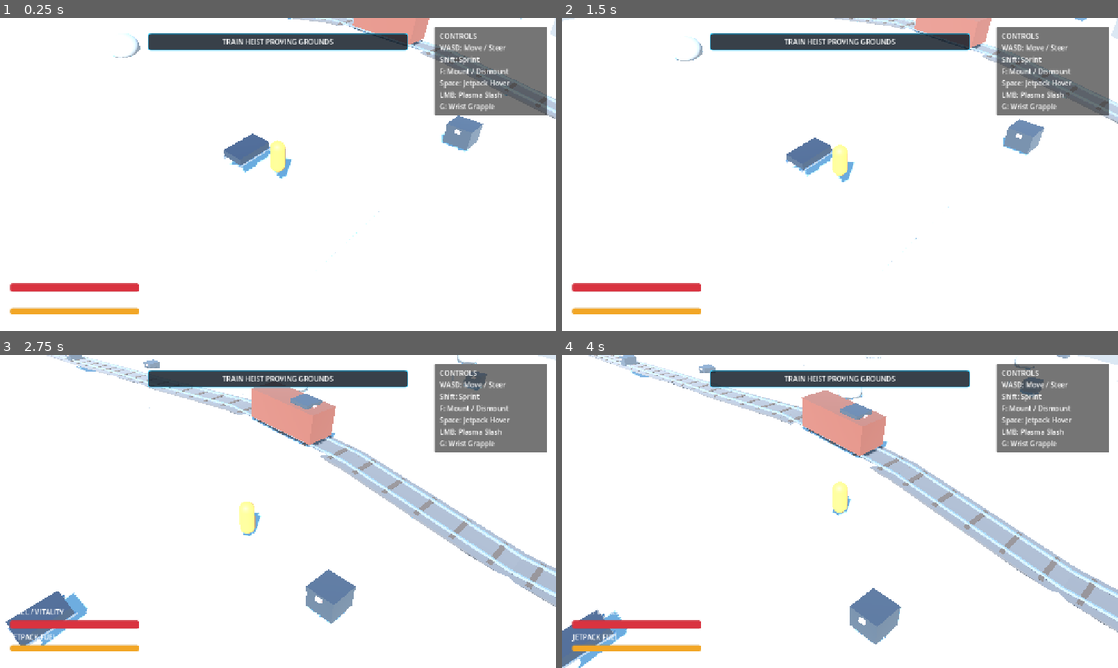
Above: before the commit, frames 1-4 (two rows, left to right).
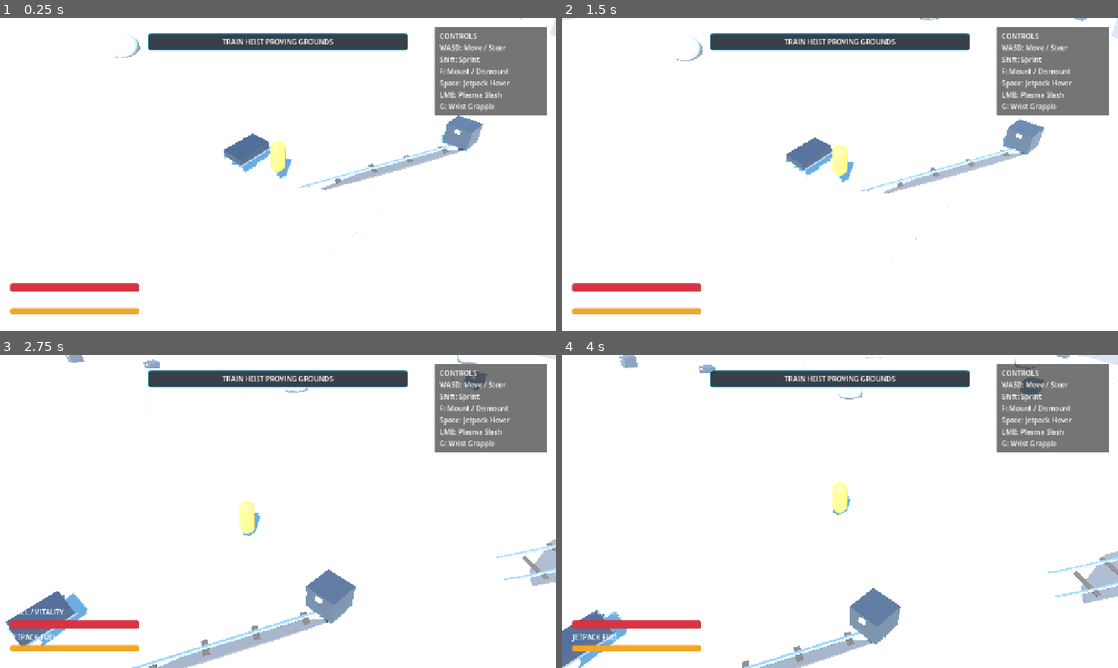
Above: after the commit, the same moments.

Repository: mcintalmo/drift
Game: Godot game, scene res://scenes/world/ProceduralSectorSandbox.tscn
Two runs of this game, one before a commit and one after it. Both use one fixed random seed, a clock stepped at 60 frames per second and the inputs below. This scene is started directly instead of the project's main scene.
Inputs (mouse positions are in pixels of both pictures, inside the frame that each line leads up to):
- Up to frame 1 (0.25 s): no input
- Up to frame 2 (1.5 s): tap Enter (ui_accept) at 0.5, 0.77, 1.25 s; move the mouse to (962, 158) at 0.52 s; hold E (pilot_lean_right) 0.53-1.25 s; click (962, 158) at 0.6 s; drag from (728, 190) to (812, 237) at 1.27 s
- Up to frame 3 (2.75 s): tap Enter (ui_accept) at 2 s; move the mouse to (333, 442) at 2.02 s; hold E (pilot_lean_right) from 2.03 s (still down); tap G (pilot_wrist_grapple) at 2.1 s
- Up to frame 4 (4 s): release E (pilot_lean_right) at 2.75 s; drag from (812, 574) to (673, 464) at 2.77 s; move the mouse to (1006, 558) at 3.52 s; hold Q (pilot_lean_left) from 3.53 s (still down); hold Right mouse button (winch_quick) from 3.53 s (still down); tap Enter (ui_accept) at 3.77 s

The runs differ from the first frame. In frame 1, 2.7% of the frame differs, in the area x 51-100%, y 0-55%; in frame 2, 2.6%; in frame 3, 9.7%; in frame 4, 10%, in the area x 4-100%, y 0-100%.

Commit message:
Implement Macro Trans-Sector Railroad Corridor connecting Drop-Off to Extraction Zone with chunk-streamed 3D track segments

Diff:
--- a/scripts/world/hex_sector_manager.gd
+++ b/scripts/world/hex_sector_manager.gd
@@ -18,6 +18,10 @@
 @export var is_dynamic_streaming_enabled: bool = true
 @export var is_procedural_railroad_enabled: bool = true
 
+@export_group("Macro Trans-Sector Objectives")
+@export var drop_off_coord: Vector2i = Vector2i(0, 0) # Sector Insertion / Drop-Off Zone
+@export var extraction_coord: Vector2i = Vector2i(18, -18) # Sector Extraction Terminal (~300m North-East)
+
 @export_group("Isometric Frustum Streaming Extents")
 @export var forward_render_depth_m: float = 58.0 # Deep render distance to the North (screen up)
 @export var lateral_render_width_m: float = 34.0 # Lateral width (East / West)
@@ -30,12 +34,16 @@
 
 # Active Tile Registry: Vector2i(q, r) -> Node3D
 var _active_tiles: Dictionary = {}
+var _active_rail_segments: Dictionary = {} # Vector2i -> Node3D
 var _hot_spring_registry: Dictionary = {} # Vector2i -> bool
 var _chasm_registry: Dictionary = {} # Vector2i -> bool
 var _current_center_coord: Vector2i = Vector2i(9999, 9999)
 var _tiles_container: Node3D
 var _rails_container: Node3D
-var _railroad_path: Array[Vector2i] = []
+
+# Macro Trans-Sector Corridor (Pure Math Registry)
+var _macro_railroad_path: Array[Vector2i] = []
+var _macro_rail_segments: Dictionary = {} # Vector2i -> { "next": Vector2i, "prev": Vector2i, "has_car": bool }
 
 const SQRT_3: float = 1.7320508
 
@@ -71,6 +79,11 @@
 				active_target = pilots[0] as Node3D
 		)
 
+	# 1. Pre-calculate the Macro Trans-Sector Railway Path from Drop-Off to Extraction
+	if is_procedural_railroad_enabled:
+		_plan_macro_railroad_corridor(drop_off_coord, extraction_coord)
+
+	# 2. Generate initial sector chunks
 	generate_initial_sector()
 
 func _resolve_initial_target() -> void:
@@ -119,7 +132,7 @@
 		_current_center_coord = target_coord
 		_update_asymmetric_streaming_rings(target_pos, predictive_pos, target_coord)
 
-## Generates concentric hex tiles around center and builds connected railway corridor
+## Generates concentric hex tiles around center
 func generate_initial_sector(center_coord: Vector2i = Vector2i.ZERO) -> void:
 	if not _tiles_container:
 		_tiles_container = Node3D.new()
@@ -134,9 +147,6 @@
 	var center_world: Vector3 = axial_to_world_pos(center_coord)
 	_update_asymmetric_streaming_rings(center_world, center_world, center_coord)
 
-	if is_procedural_railroad_enabled:
-		_generate_connected_railroad_corridor()
-
 	sector_generated.emit(_active_tiles.size())
 
 ## Spawns tiles using predictive forward position and despawns only outside the wide real-position hysteresis envelope
@@ -151,7 +161,7 @@
 		if not _active_tiles.has(coord):
 			_spawn_tile_at(coord)
 
-	# 2. Despawn envelope with wide hysteresis buffer anchored to real_target_pos (NEVER predictive)
+	# 2. Despawn envelope with wide hysteresis buffer anchored to real_target_pos
 	var max_fwd_despawn: float = forward_render_depth_m + despawn_buffer_margin_m
 	var max_lat_despawn: float = lateral_render_width_m + despawn_buffer_margin_m
 	var max_rear_despawn: float = rear_render_depth_m + despawn_buffer_margin_m
@@ -161,7 +171,7 @@
 		var tile_world: Vector3 = axial_to_world_pos(coord)
 		var rel_vec: Vector3 = tile_world - real_target_pos
 
-		# Proximity Immunity Bubble: Never despawn tiles near the vehicle to protect physics
+		# Proximity Immunity Bubble
 		var direct_dist: float = rel_vec.length()
 		if direct_dist <= sled_proximity_immunity_radius_m:
 			continue
@@ -179,7 +189,7 @@
 ## Computes asymmetric isometric hex cluster with extended render depth to the North
 func get_asymmetric_isometric_cluster(center_world: Vector3, center_coord: Vector2i, fwd_depth: float = 58.0, lat_width: float = 34.0, rear_depth: float = 22.0) -> Array[Vector2i]:
 	var results: Array[Vector2i] = []
-	var scan_radius: int = 9 # Extended scan window
+	var scan_radius: int = 9
 
 	for q: int in range(-scan_radius, scan_radius + 1):
 		for r: int in range(-scan_radius, scan_radius + 1):
@@ -187,12 +197,10 @@
 			var cand_world: Vector3 = axial_to_world_pos(cand_coord)
 			var rel_vec: Vector3 = cand_world - center_world
 
-			# Project relative vector along isometric view axes
-			var d_forward: float = rel_vec.dot(VIEW_FORWARD) # Positive = North (screen up)
-			var d_lateral: float = absf(rel_vec.dot(VIEW_RIGHT)) # Lateral width
+			var d_forward: float = rel_vec.dot(VIEW_FORWARD)
+			var d_lateral: float = absf(rel_vec.dot(VIEW_RIGHT))
 			var direct_dist: float = rel_vec.length()
 
-			# Asymmetric frustum test
 			var in_frustum: bool = (d_forward >= -rear_depth) and (d_forward <= fwd_depth) and (d_lateral <= lat_width)
 			var in_proximity: bool = direct_dist <= 22.0
 
@@ -237,65 +245,52 @@
 	if tile.has_method("initialize_tile"):
 		tile.initialize_tile(coord, biome_data, world_seed, is_hot_spring, is_jump_ramp, ramp_dir)
 	_active_tiles[coord] = tile
+
+	# If this tile is part of the macro trans-sector railroad, instantiate its 3D track piece
+	if is_procedural_railroad_enabled and _macro_rail_segments.has(coord):
+		_spawn_streamed_rail_segment_at(coord, tile)
+
 	tile_spawned.emit(coord, tile)
 
-func _check_chasm_adjacency_ramp(coord: Vector2i) -> Dictionary:
-	var neighbors_offsets: Array[Vector2i] = [
-		Vector2i(1, 0), Vector2i(1, -1), Vector2i(0, -1),
-		Vector2i(-1, 0), Vector2i(-1, 1), Vector2i(0, 1)
-	]
-
-	var my_pos: Vector3 = axial_to_world_pos(coord)
-
-	for offset: Vector2i in neighbors_offsets:
-		var n_coord: Vector2i = coord + offset
-		if _chasm_registry.get(n_coord, false) == true:
-			var chasm_pos: Vector3 = axial_to_world_pos(n_coord)
-			var dir_3d: Vector3 = (chasm_pos - my_pos).normalized()
-			return {
-				"is_ramp": true,
-				"dir": Vector2(dir_3d.x, dir_3d.z)
-			}
-
-	return {"is_ramp": false, "dir": Vector2.ZERO}
-
-## Evaluates hot spring spawning: 0% chance on adjacent hexes, 10% on 1-hex separated spaces (Ring 2)
-func _evaluate_hot_spring_spawn(coord: Vector2i) -> bool:
-	if _hot_spring_registry.has(coord):
-		return _hot_spring_registry[coord]
-
-	var rng: RandomNumberGenerator = RandomNumberGenerator.new()
-	rng.seed = world_seed + (coord.x * 524287) ^ (coord.y * 131071)
-
-	# 1. Check immediate adjacent neighbors (Distance 1)
-	var adjacent_offsets: Array[Vector2i] = [
-		Vector2i(1, 0), Vector2i(1, -1), Vector2i(0, -1),
-		Vector2i(-1, 0), Vector2i(-1, 1), Vector2i(0, 1)
-	]
-	for offset: Vector2i in adjacent_offsets:
-		if _hot_spring_registry.get(coord + offset, false) == true:
-			_hot_spring_registry[coord] = false
-			return false
-
-	# 2. Check 1-hex separated neighbors (Distance 2)
-	var ring2_offsets: Array[Vector2i] = [
-		Vector2i(2, 0), Vector2i(2, -1), Vector2i(2, -2), Vector2i(1, -2),
-		Vector2i(0, -2), Vector2i(-1, -1), Vector2i(-2, 0), Vector2i(-2, 1),
-		Vector2i(-2, 2), Vector2i(-1, 2), Vector2i(0, 2), Vector2i(1, 1)
-	]
-	var has_distance2_spring: bool = false
-	for offset: Vector2i in ring2_offsets:
-		if _hot_spring_registry.get(coord + offset, false) == true:
-			has_distance2_spring = true
-			break
-
-	var base_chance: float = biome_data.get("hot_spring_basin_chance") if "hot_spring_basin_chance" in biome_data else 0.01
-	var cluster_boost: float = biome_data.get("hot_spring_cluster_boost") if "hot_spring_cluster_boost" in biome_data else 0.10
-
-	var effective_chance: float = cluster_boost if has_distance2_spring else base_chance
-	var result: bool = rng.randf() < effective_chance
-	_hot_spring_registry[coord] = result
-	return result
+func _spawn_streamed_rail_segment_at(coord: Vector2i, tile: Node3D) -> void:
+	var seg_info: Dictionary = _macro_rail_segments[coord]
+	var next_coord: Vector2i = seg_info.get("next", coord)
+	if next_coord == coord:
+		return
+
+	var from_pos: Vector3 = axial_to_world_pos(coord)
+	var to_pos: Vector3 = axial_to_world_pos(next_coord)
+
+	# Sample continuous terrain height at start and end nodes
+	var noise: FastNoiseLite = FastNoiseLite.new()
+	noise.seed = world_seed
+	noise.frequency = biome_data.elevation_frequency if "elevation_frequency" in biome_data else 0.022
+	var amp: float = biome_data.elevation_amplitude if "elevation_amplitude" in biome_data else 1.85
+
+	var hill_noise: FastNoiseLite = FastNoiseLite.new()
+	hill_noise.seed = world_seed + 7771
+	hill_noise.frequency = 0.009
+	var hill_amp: float = 3.8
+
+	from_pos.y = noise.get_noise_2d(from_pos.x, from_pos.z) * amp + hill_noise.get_noise_2d(from_pos.x, from_pos.z) * hill_amp
+	to_pos.y = noise.get_noise_2d(to_pos.x, to_pos.z) * amp + hill_noise.get_noise_2d(to_pos.x, to_pos.z) * hill_amp
+
+	var rail_node: Node3D = _build_rail_segment_3d(from_pos, to_pos)
+	if _rails_container:
+		_rails_container.add_child(rail_node)
+	else:
+		tile.add_child(rail_node)
+	_active_rail_segments[coord] = rail_node
+
+	# Check if this segment carries an abandoned loot freight car
+	if seg_info.get("has_car", false):
+		var dir_3d: Vector3 = (to_pos - from_pos).normalized()
+		var mid_pos: Vector3 = (from_pos + to_pos) * 0.5
+		var car_node: Node3D = _spawn_abandoned_train_car(mid_pos, dir_3d)
+		if _rails_container:
+			_rails_container.add_child(car_node)
+		else:
+			tile.add_child(car_node)
 
 func _despawn_tile_at(coord: Vector2i) -> void:
 	if _active_tiles.has(coord):
@@ -303,44 +298,58 @@
 		if is_instance_valid(tile):
 			tile.queue_free()
 		_active_tiles.erase(coord)
+
+		# Clean up streamed 3D rail segment
+		if _active_rail_segments.has(coord):
+			var rail: Node3D = _active_rail_segments[coord]
+			if is_instance_valid(rail):
+				rail.queue_free()
+			_active_rail_segments.erase(coord)
+
 		tile_despawned.emit(coord)
 
-## Generates continuous, obstacle-avoiding railroad track across the sector using AStar2D on hex coordinates
-func _generate_connected_railroad_corridor() -> void:
-	if not _rails_container:
-		return
-
-	# Clear previous rail segments
-	for child: Node in _rails_container.get_children():
-		child.queue_free()
-	_railroad_path.clear()
-
-	if _active_tiles.size() < 7:
-		return
+## Pre-plans the Macro Trans-Sector Railway Path (A* on deterministic math across the continent)
+func _plan_macro_railroad_corridor(start: Vector2i, end: Vector2i) -> void:
+	_macro_railroad_path.clear()
+	_macro_rail_segments.clear()
 
 	var astar: AStar2D = AStar2D.new()
 	var coord_to_id: Dictionary = {}
 	var id_to_coord: Dictionary = {}
 	var id_counter: int = 0
 
-	# 1. Register all hex graph nodes
-	for coord: Vector2i in _active_tiles:
-		var tile: Node3D = _active_tiles[coord]
-		var world_pos: Vector3 = tile.position
-		astar.add_point(id_counter, Vector2(world_pos.x, world_pos.z))
-
-		var is_spring: bool = _hot_spring_registry.get(coord, false)
-		var is_chasm: bool = _chasm_registry.get(coord, false)
-		if is_spring:
-			astar.set_point_weight_scale(id_counter, 150.0)
-		elif is_chasm:
-			astar.set_point_weight_scale(id_counter, 100.0)
-		else:
-			astar.set_point_weight_scale(id_counter, 1.0)
-
-		coord_to_id[coord] = id_counter
-		id_to_coord[id_counter] = coord
-		id_counter += 1
+	var min_q: int = mini(start.x, end.x) - 4
+	var max_q: int = maxi(start.x, end.x) + 4
+	var min_r: int = mini(start.y, end.y) - 4
+	var max_r: int = maxi(start.y, end.y) + 4
+
+	var hill_noise: FastNoiseLite = FastNoiseLite.new()
+	hill_noise.seed = world_seed + 7771
+	hill_noise.frequency = 0.009
+	var r_outer: float = biome_data.get("hex_cell_outer_radius_m") if "hex_cell_outer_radius_m" in biome_data else 6.0
+	var c_thresh: float = biome_data.get("chasm_threshold") if "chasm_threshold" in biome_data else -0.32
+
+	# 1. Register macro sector grid points
+	for q: int in range(min_q, max_q + 1):
+		for r: int in range(min_r, max_r + 1):
+			var c: Vector2i = Vector2i(q, r)
+			var w_pos: Vector3 = axial_to_world_pos(c)
+			astar.add_point(id_counter, Vector2(w_pos.x, w_pos.z))
+
+			var is_spring: bool = _evaluate_hot_spring_spawn(c)
+			var p_val: float = hill_noise.get_noise_2d(w_pos.x, w_pos.z)
+			var is_chasm: bool = (p_val < c_thresh) and not is_spring
+
+			if is_spring:
+				astar.set_point_weight_scale(id_counter, 150.0) # Avoid hot springs
+			elif is_chasm:
+				astar.set_point_weight_scale(id_counter, 80.0) # Avoid crevasses
+			else:
+				astar.set_point_weight_scale(id_counter, 1.0)
+
+			coord_to_id[c] = id_counter
+			id_to_coord[id_counter] = c
+			id_counter += 1
 
 	# 2. Connect neighboring hex edges in A* graph
 	var neighbors_offsets: Array[Vector2i] = [
@@ -348,46 +357,43 @@
 		Vector2i(-1, 0), Vector2i(-1, 1), Vector2i(0, 1)
 	]
 
-	for coord: Vector2i in _active_tiles:
-		var u_id: int = coord_to_id[coord]
+	for c: Vector2i in coord_to_id:
+		var u_id: int = coord_to_id[c]
 		for offset: Vector2i in neighbors_offsets:
-			var neighbor_coord: Vector2i = coord + offset
-			if coord_to_id.has(neighbor_coord):
-				var v_id: int = coord_to_id[neighbor_coord]
+			var n_coord: Vector2i = c + offset
+			if coord_to_id.has(n_coord):
+				var v_id: int = coord_to_id[n_coord]
 				if not astar.are_points_connected(u_id, v_id):
 					astar.connect_points(u_id, v_id)
 
-	# 3. Select entry and exit boundary points across the sector
-	var all_coords: Array = _active_tiles.keys()
-	var start_coord: Vector2i = all_coords[0]
-	var end_coord: Vector2i = all_coords[all_coords.size() - 1]
-
-	var start_id: int = coord_to_id[start_coord]
-	var end_id: int = coord_to_id[end_coord]
+	if not coord_to_id.has(start) or not coord_to_id.has(end):
+		return
+
+	var start_id: int = coord_to_id[start]
+	var end_id: int = coord_to_id[end]
 
 	var path_ids: PackedInt64Array = astar.get_id_path(start_id, end_id)
 	if path_ids.is_empty():
 		return
 
 	for p_id: int in path_ids:
-		_railroad_path.append(id_to_coord[p_id])
-
-	# 4. Construct continuous connected 3D track segments between path nodes
-	for idx: int in range(_railroad_path.size() - 1):
-		var cur_pos: Vector3 = _active_tiles[_railroad_path[idx]].position
-		var next_pos: Vector3 = _active_tiles[_railroad_path[idx + 1]].position
-
-		_build_rail_segment_3d(cur_pos, next_pos)
-
-		# Place 1 abandoned train car on middle segment
-		if idx == int((_railroad_path.size() - 1) / 2):
-			var dir_3d: Vector3 = (next_pos - cur_pos).normalized()
-			var mid_pos: Vector3 = (cur_pos + next_pos) * 0.5
-			_spawn_abandoned_train_car(mid_pos, dir_3d)
-
-	railroad_generated.emit(_railroad_path.size())
-
-func _build_rail_segment_3d(from_pos: Vector3, to_pos: Vector3) -> void:
+		_macro_railroad_path.append(id_to_coord[p_id])
+
+	# 3. Store macro segment connections and place abandoned train cars at milestones
+	var total_nodes: int = _macro_railroad_path.size()
+	for idx: int in range(total_nodes - 1):
+		var cur_c: Vector2i = _macro_railroad_path[idx]
+		var next_c: Vector2i = _macro_railroad_path[idx + 1]
+		var has_car: bool = (idx == int(total_nodes * 0.35)) or (idx == int(total_nodes * 0.70))
+
+		_macro_rail_segments[cur_c] = {
+			"next": next_c,
+			"has_car": has_car
+		}
+
+	railroad_generated.emit(_macro_railroad_path.size())
+
+func _build_rail_segment_3d(from_pos: Vector3, to_pos: Vector3) -> Node3D:
 	var segment: Node3D = Node3D.new()
 	segment.name = "RailSegment"
 
@@ -411,7 +417,7 @@
 	ballast.material_override = ballast_mat
 	segment.add_child(ballast)
 
-	# Wood Ties (Ties placed along length)
+	# Wood Ties
 	var tie_count: int = 5
 	for t: int in range(tie_count):
 		var tie_z: float = -track_len * 0.5 + (float(t) + 0.5) * (track_len / float(tie_count))
@@ -441,9 +447,9 @@
 		rail.material_override = steel_mat
 		segment.add_child(rail)
 
-	_rails_container.add_child(segment)
-
-func _spawn_abandoned_train_car(pos: Vector3, forward_dir: Vector3) -> void:
+	return segment
+
+func _spawn_abandoned_train_car(pos: Vector3, forward_dir: Vector3) -> Node3D:
 	var car: StaticBody3D = StaticBody3D.new()
 	car.name = "AbandonedRailCar"
 	car.position = pos + Vector3(0, 1.4, 0)
@@ -478,7 +484,65 @@
 		crate.position = Vector3(0, 0.1, 1.2)
 		car.add_child(crate)
 
-	_rails_container.add_child(car)
+	return car
+
+func _check_chasm_adjacency_ramp(coord: Vector2i) -> Dictionary:
+	var neighbors_offsets: Array[Vector2i] = [
+		Vector2i(1, 0), Vector2i(1, -1), Vector2i(0, -1),
+		Vector2i(-1, 0), Vector2i(-1, 1), Vector2i(0, 1)
+	]
+
+	var my_pos: Vector3 = axial_to_world_pos(coord)
+
+	for offset: Vector2i in neighbors_offsets:
+		var n_coord: Vector2i = coord + offset
+		if _chasm_registry.get(n_coord, false) == true:
+			var chasm_pos: Vector3 = axial_to_world_pos(n_coord)
+			var dir_3d: Vector3 = (chasm_pos - my_pos).normalized()
+			return {
+				"is_ramp": true,
+				"dir": Vector2(dir_3d.x, dir_3d.z)
+			}
+
+	return {"is_ramp": false, "dir": Vector2.ZERO}
+
+## Evaluates hot spring spawning: 0% chance on adjacent hexes, 10% on 1-hex separated spaces (Ring 2)
+func _evaluate_hot_spring_spawn(coord: Vector2i) -> bool:
+	if _hot_spring_registry.has(coord):
+		return _hot_spring_registry[coord]
+
+	var rng: RandomNumberGenerator = RandomNumberGenerator.new()
+	rng.seed = world_seed + (coord.x * 524287) ^ (coord.y * 131071)
+
+	# 1. Check immediate adjacent neighbors (Distance 1)
+	var adjacent_offsets: Array[Vector2i] = [
+		Vector2i(1, 0), Vector2i(1, -1), Vector2i(0, -1),
+		Vector2i(-1, 0), Vector2i(-1, 1), Vector2i(0, 1)
+	]
+	for offset: Vector2i in adjacent_offsets:
+		if _hot_spring_registry.get(coord + offset, false) == true:
+			_hot_spring_registry[coord] = false
+			return false
+
+	# 2. Check 1-hex separated neighbors (Distance 2)
+	var ring2_offsets: Array[Vector2i] = [
+		Vector2i(2, 0), Vector2i(2, -1), Vector2i(2, -2), Vector2i(1, -2),
+		Vector2i(0, -2), Vector2i(-1, -1), Vector2i(-2, 0), Vector2i(-2, 1),
+		Vector2i(-2, 2), Vector2i(-1, 2), Vector2i(0, 2), Vector2i(1, 1)
+	]
+	var has_distance2_spring: bool = false
+	for offset: Vector2i in ring2_offsets:
+		if _hot_spring_registry.get(coord + offset, false) == true:
+			has_distance2_spring = true
+			break
+
+	var base_chance: float = biome_data.get("hot_spring_basin_chance") if "hot_spring_basin_chance" in biome_data else 0.01
+	var cluster_boost: float = biome_data.get("hot_spring_cluster_boost") if "hot_spring_cluster_boost" in biome_data else 0.10
+
+	var effective_chance: float = cluster_boost if has_distance2_spring else base_chance
+	var result: bool = rng.randf() < effective_chance
+	_hot_spring_registry[coord] = result
+	return result
 
 ## Returns all axial coordinates within N concentric rings of a center coord
 func get_hex_ring_cluster(center: Vector2i, radius: int) -> Array[Vector2i]:
@@ -532,4 +596,4 @@
 	return _active_tiles.size()
 
 func get_railroad_path() -> Array[Vector2i]:
-	return _railroad_path
+	return _macro_railroad_path
--- a/test/unit/test_hex_world_gen.gd
+++ b/test/unit/test_hex_world_gen.gd
@@ -16,6 +16,7 @@
 	results.append(_test_hot_spring_basin_creation())
 	results.append(_test_chasm_jump_ramp_generation())
 	results.append(_test_procedural_connected_railroad())
+	results.append(_test_macro_trans_sector_railroad())
 	results.append(_test_sector_manager_streaming_and_pooling())
 	results.append(_test_mounted_sled_streaming_target())
 	return results
@@ -65,7 +66,6 @@
 
 	var cluster: Array[Vector2i] = mgr.get_asymmetric_isometric_cluster(Vector3.ZERO, Vector2i.ZERO)
 
-	# Check that deep North coordinates exist (e.g. (-4, -4) or (-5, -5))
 	var has_deep_north: bool = false
 	var north_count: int = 0
 	var south_count: int = 0
@@ -184,7 +184,6 @@
 	var biome: SectorBiomeData = SectorBiomeData.new()
 	biome.hex_cell_outer_radius_m = 6.0
 
-	# Initialize tile as a jump ramp pointing East (Vector2(1, 0))
 	tile.initialize_tile(Vector2i(0, 0), biome, 1337, false, true, Vector2(1, 0))
 
 	var is_ramp_flag: bool = tile.is_jump_ramp
@@ -214,20 +213,52 @@
 func _test_procedural_connected_railroad() -> Dictionary:
 	var mgr: HexSectorManager = HexSectorManager.new()
 	mgr.biome_data = SectorBiomeData.new()
-	mgr.render_radius_rings = 2
+	mgr.drop_off_coord = Vector2i(0, 0)
+	mgr.extraction_coord = Vector2i(5, -5)
 	mgr.is_procedural_railroad_enabled = true
 	mgr.is_dynamic_streaming_enabled = false
 
-	mgr.generate_initial_sector(Vector2i.ZERO)
+	mgr._plan_macro_railroad_corridor(mgr.drop_off_coord, mgr.extraction_coord)
 	var rail_path: Array[Vector2i] = mgr.get_railroad_path()
 
-	var passed: bool = rail_path.size() >= 3
+	var passed: bool = rail_path.size() >= 5 and (rail_path[0] == Vector2i(0, 0)) and (rail_path[rail_path.size() - 1] == Vector2i(5, -5))
 
 	mgr.free()
 	return {
 		"name": "test_procedural_connected_railroad",
 		"passed": passed,
 		"message": "Procedural connected railroad corridor generated with %d consecutive hex nodes" % rail_path.size()
+	}
+
+func _test_macro_trans_sector_railroad() -> Dictionary:
+	var mgr: HexSectorManager = HexSectorManager.new()
+	mgr.biome_data = SectorBiomeData.new()
+	mgr.drop_off_coord = Vector2i(0, 0)
+	mgr.extraction_coord = Vector2i(25, -25) # ~400m trans-sector line across dozens of chunks
+	mgr.is_procedural_railroad_enabled = true
+	mgr.is_dynamic_streaming_enabled = false
+
+	mgr._plan_macro_railroad_corridor(mgr.drop_off_coord, mgr.extraction_coord)
+	var path: Array[Vector2i] = mgr.get_railroad_path()
+
+	# Spawn initial chunk around Drop-Off (0, 0)
+	mgr.generate_initial_sector(Vector2i(0, 0))
+	var origin_tile_has_rail: bool = mgr._active_rail_segments.has(Vector2i(0, 0))
+
+	# Stream chunk to mid-point on the actual path
+	var mid_coord: Vector2i = path[int(path.size() / 2)]
+	mgr.generate_initial_sector(mid_coord)
+	var mid_tile_has_rail: bool = mgr._active_rail_segments.has(mid_coord)
+
+	var passed: bool = (path.size() >= 25) and origin_tile_has_rail and mid_tile_has_rail
+
+	mgr.free()
+	return {
+		"name": "test_macro_trans_sector_railroad",
+		"passed": passed,
+		"message": "Macro railroad spans %d hex nodes across continent (Streamed 3D segments active at origin: %s, mid: %s)" % [
+			path.size(), str(origin_tile_has_rail), str(mid_tile_has_rail)
+		]
 	}
 
 func _test_sector_manager_streaming_and_pooling() -> Dictionary:
Not shown, added: test/unit/test_camera_occlusion.gd.uid
